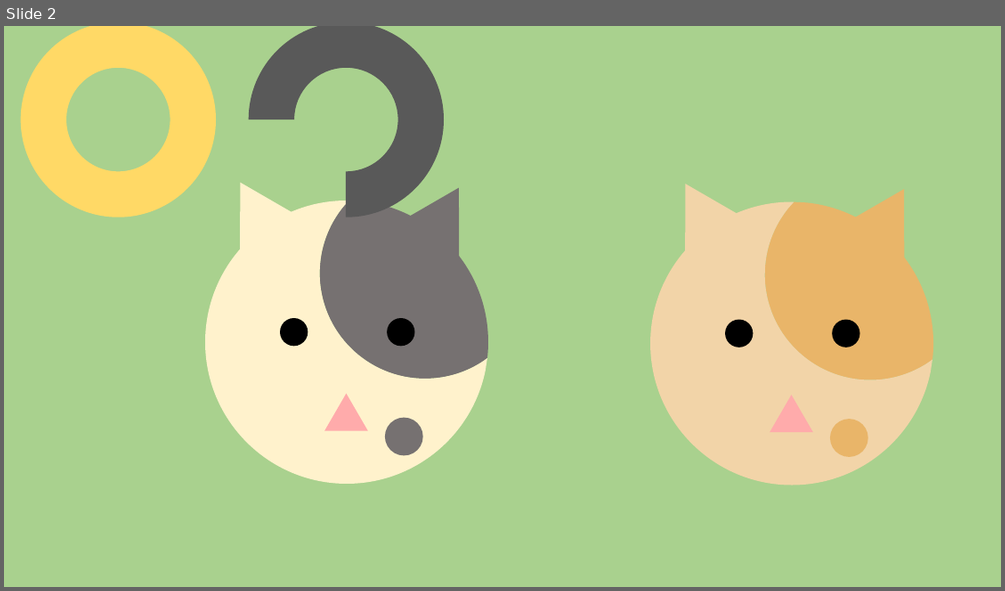
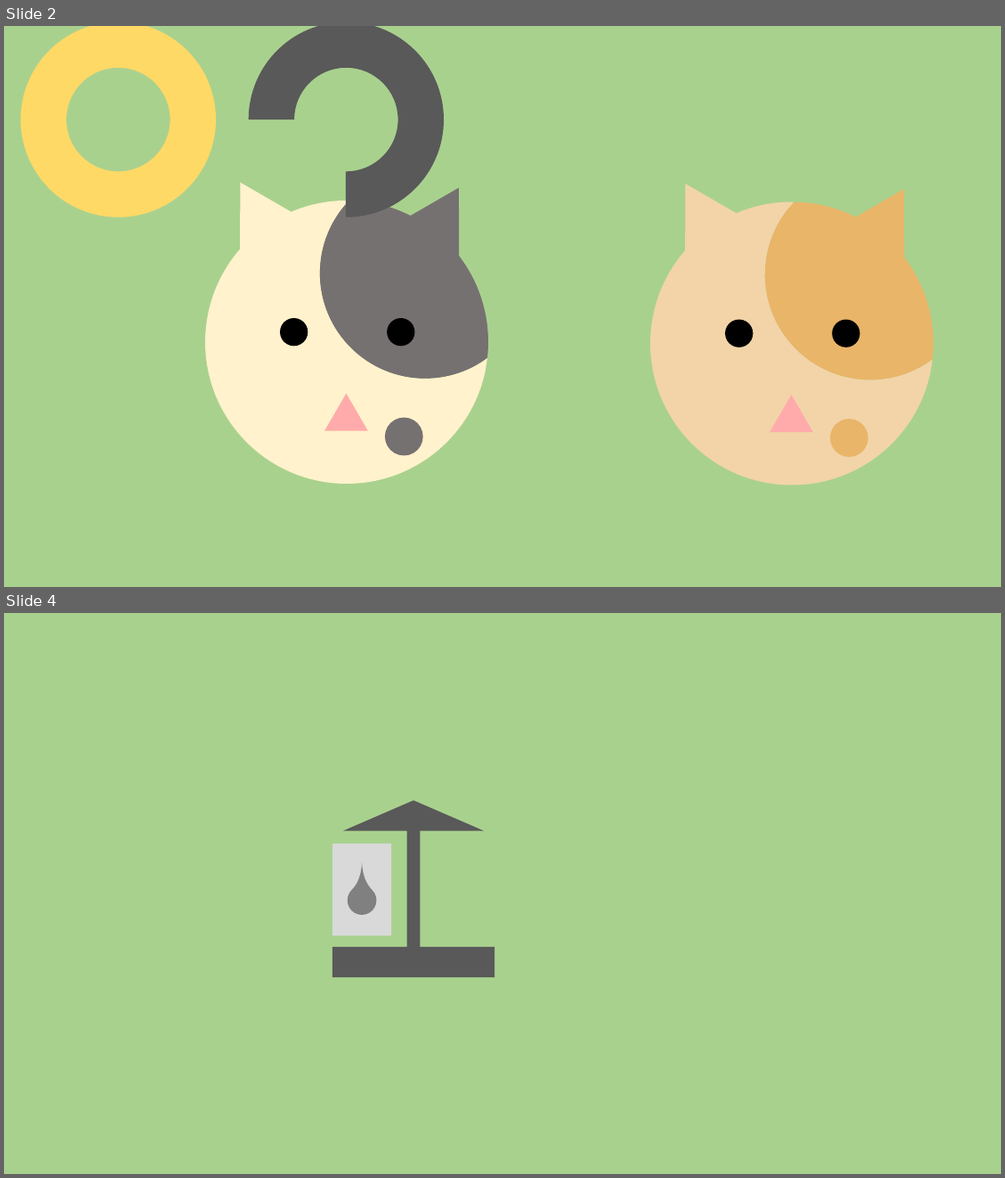
Before and after one commit to Hamster5295/HSplatoon, a slide deck: Texture/Texture.pptx. Shown one above the other, each under a label of ours: slide 2 before the commit, slides 2 and 4 after it; the slides between them are not shown. The pictures are 1005x591 and 1005x1178 pixels, drawn with LibreOffice and Linux fonts; fonts in the diff are those of the drawing. Boxes give left, top, right and bottom in pixels: in the first picture for what was removed or moved away, otherwise in the second. Text is boxed around its words. In the diff, an @@ line names an element or a change of style, - is before the commit and + after.

```diff
--- a/Texture/Texture.pptx
+++ b/Texture/Texture.pptx
@@ slide 4 added at bbox=[4, 613, 1001, 1174], background #A9D18E @@
@@ triangle added at bbox=[343, 801, 484, 831], fill #595959 @@
@@ rectangle added at bbox=[407, 824, 421, 948], fill #595959 @@
@@ rectangle added at bbox=[332, 844, 391, 935], fill #D9D9D9 @@
@@ teardrop added at bbox=[341, 880, 382, 921], fill #808080 @@
@@ rectangle added at bbox=[332, 947, 494, 977], fill #595959 @@
```
Also in this commit, not shown: 1 slide changed, 1 slide removed, 23 other files.
